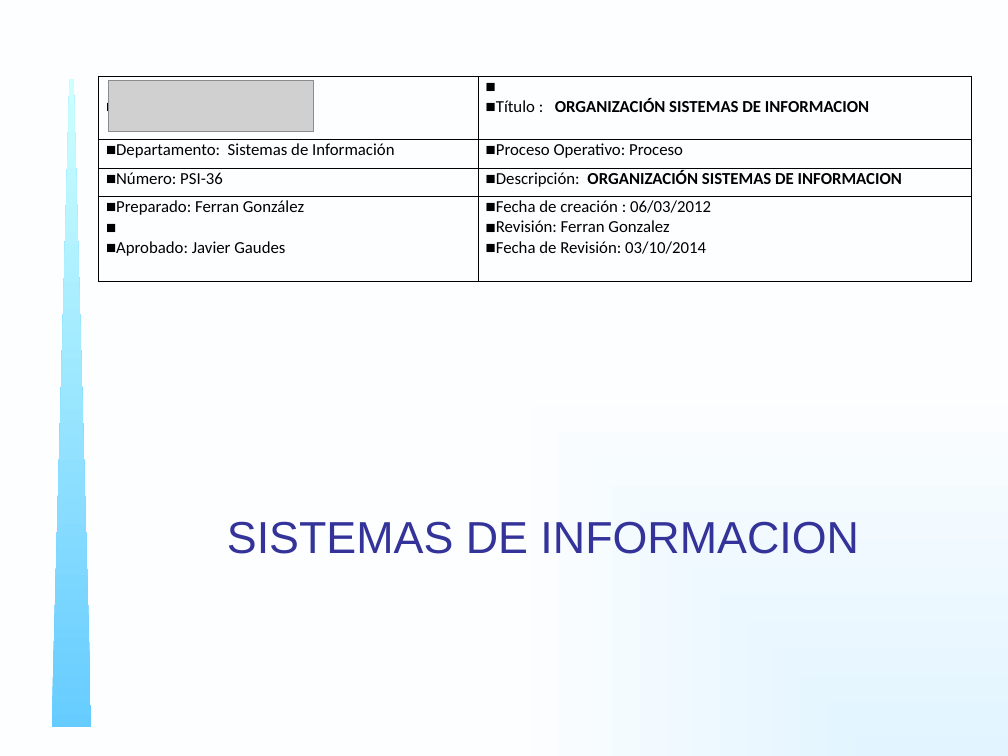
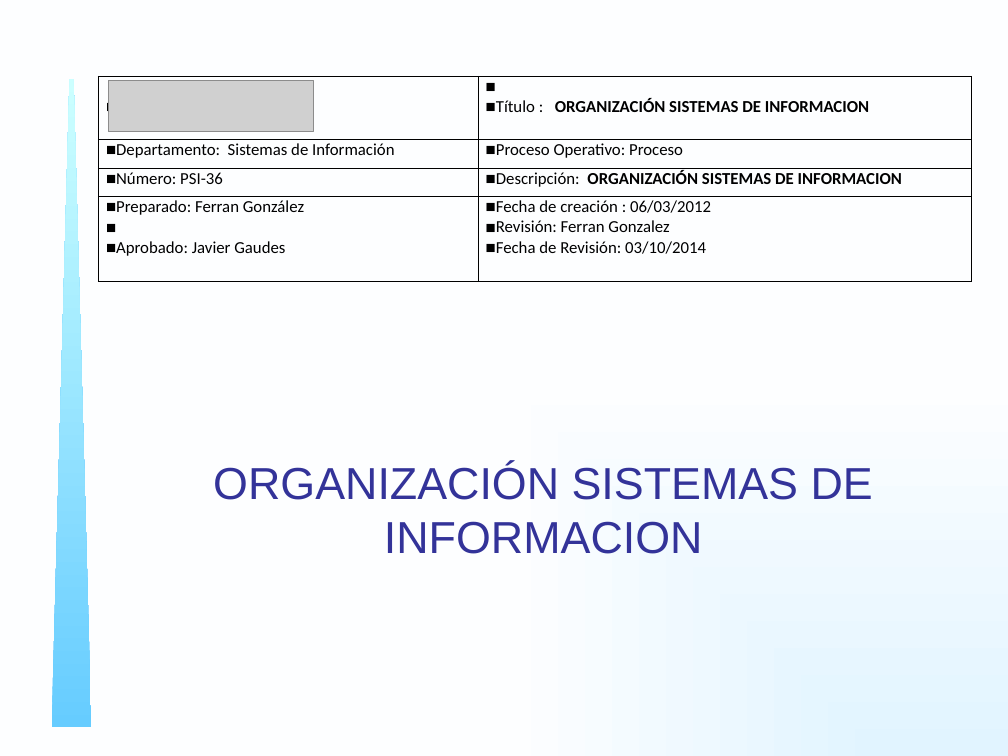
Before and after one commit to SolerPalau/PPTs-Marketing-2015, a slide deck: slide 1 of PSI_36 Organización SI.pptx. Drawn at 1008x756 pixels with LibreOffice and Linux fonts; fonts in the diff are those of the drawing; grey boxes stand for pictures; background and template pictures are left out. Boxes give left, top, right and bottom in pixels: in the first picture for what was removed or moved away, otherwise in the second. Text is boxed around its words. In the diff, an @@ line names an element or a change of style, - is before the commit and + after.

Commit message:
Revert "a"
This reverts commit ba7df38b12522c80d25f9a4b8d324d194380f08f.

```diff
--- a/PSI_36 Organización SI.pptx
+++ b/PSI_36 Organización SI.pptx
@@ title at (213, 464, 873, 554): text changed @@
-SISTEMAS DE INFORMACION
+ORGANIZACIÓN SISTEMAS DE INFORMACION
```
